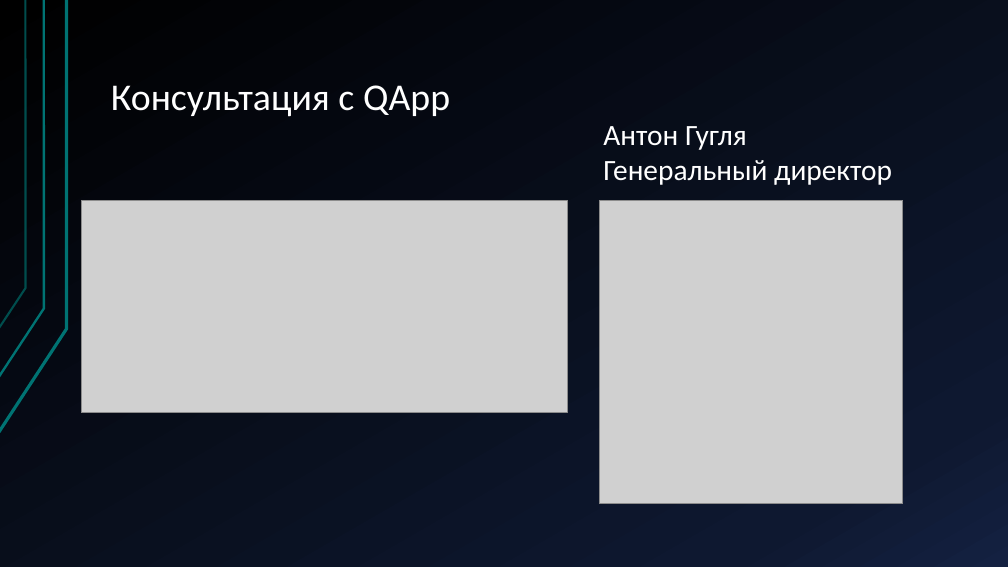
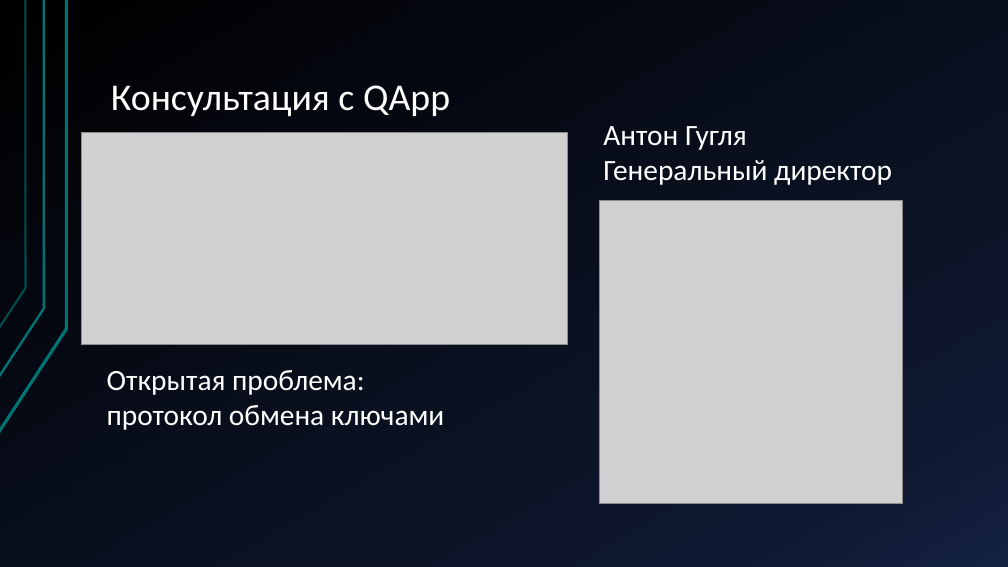
Before and after one commit to Terexi110/Teory, a slide deck: slide 8 of Постквантовая криптография KEM на решётках.pptx (slide 7 before the commit). Drawn at 1008x567 pixels with LibreOffice and Linux fonts; fonts in the diff are those of the drawing; grey boxes stand for pictures. Boxes give left, top, right and bottom in pixels: in the first picture for what was removed or moved away, otherwise in the second. Text is boxed around its words. In the diff, an @@ line names an element or a change of style, - is before the commit and + after.

```diff
--- a/Постквантовая криптография KEM на решётках.pptx
+++ b/Постквантовая криптография KEM на решётках.pptx
@@ picture: place and size @@
-picture at [81,200,567,413]
+picture at [81,132,567,345]
@@ text added at [107,370,444,430], 28 pt, text #FFFFFF @@
+Открытая проблема:
+протокол обмена ключами
```
Also in this commit, not shown: 4 other slides changed, 2 other files.
